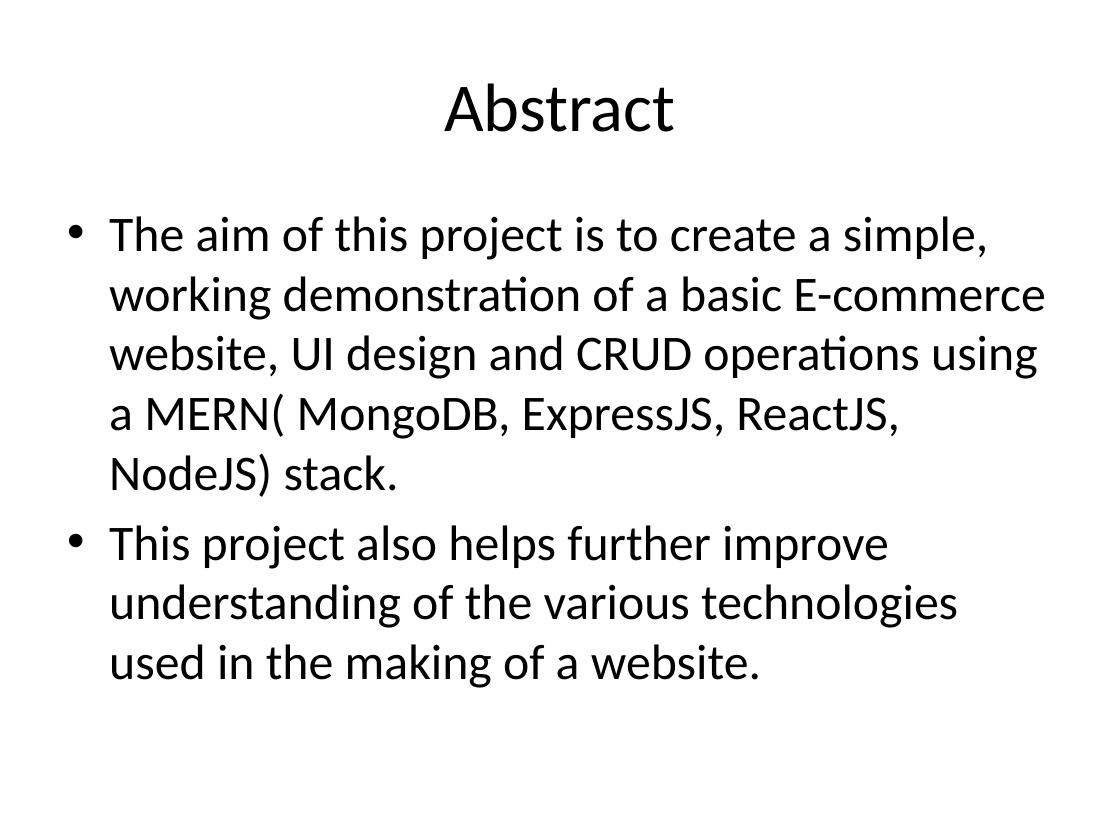
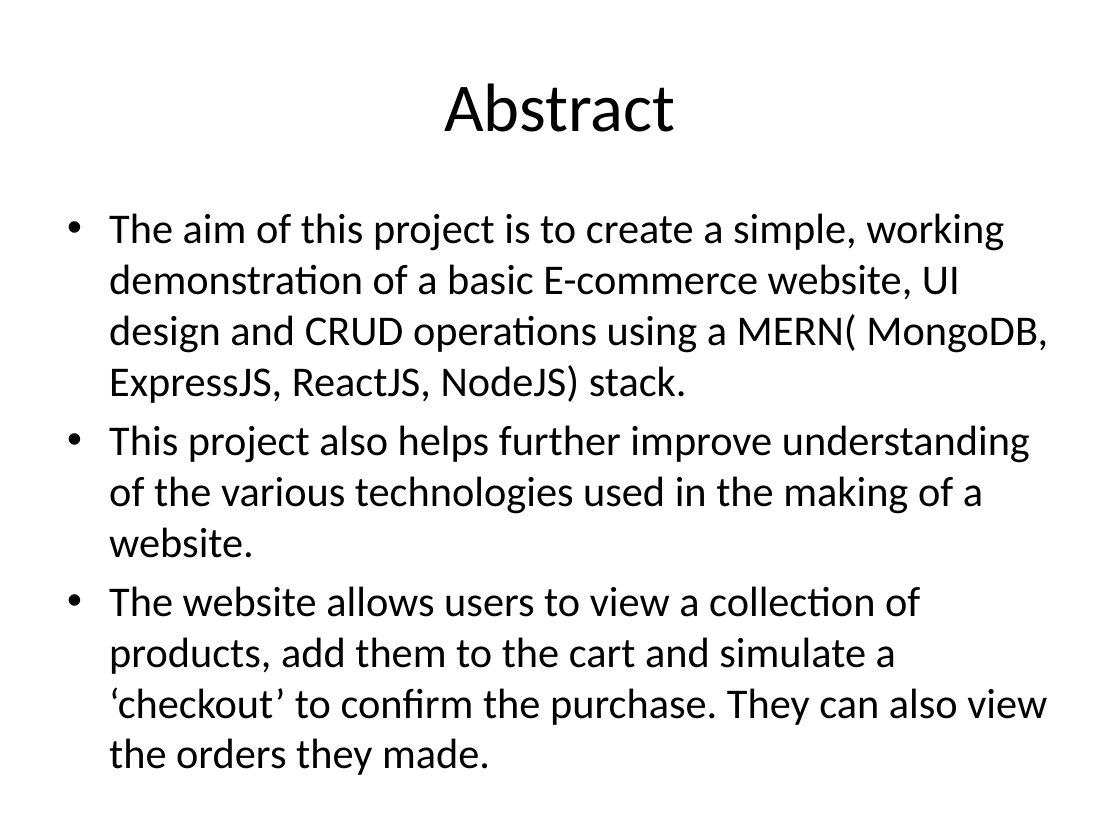
Before and after one commit to SreenathSaikumar/Web-Tech-Project, a slide deck: slide 2 of UE19CS204 – WT – Project Report Section G- Group 18.pptx. Drawn at 1120x840 pixels with LibreOffice and Linux fonts; fonts in the diff are those of the drawing. Boxes give left, top, right and bottom in pixels: in the first picture for what was removed or moved away, otherwise in the second. Text is boxed around its words. In the diff, an @@ line names an element or a change of style, - is before the commit and + after.

```diff
--- a/UE19CS204 – WT – Project Report Section G- Group 18.pptx
+++ b/UE19CS204 – WT – Project Report Section G- Group 18.pptx
@@ text at <box>109,213,1048,558</box>: size 32 to 27.2 pt in "The aim of this project is to ...", "This project also helps further improve understanding ..." @@
@@ text at <box>109,586,1047,769</box>: paragraph added @@
+• The website allows users to view a collection of products, add them to the cart and simulate a ‘checkout’ to confirm the purchase. They can also view the orders they made.
```
Also in this commit, not shown: 2 other slides changed, 4 slides added.
